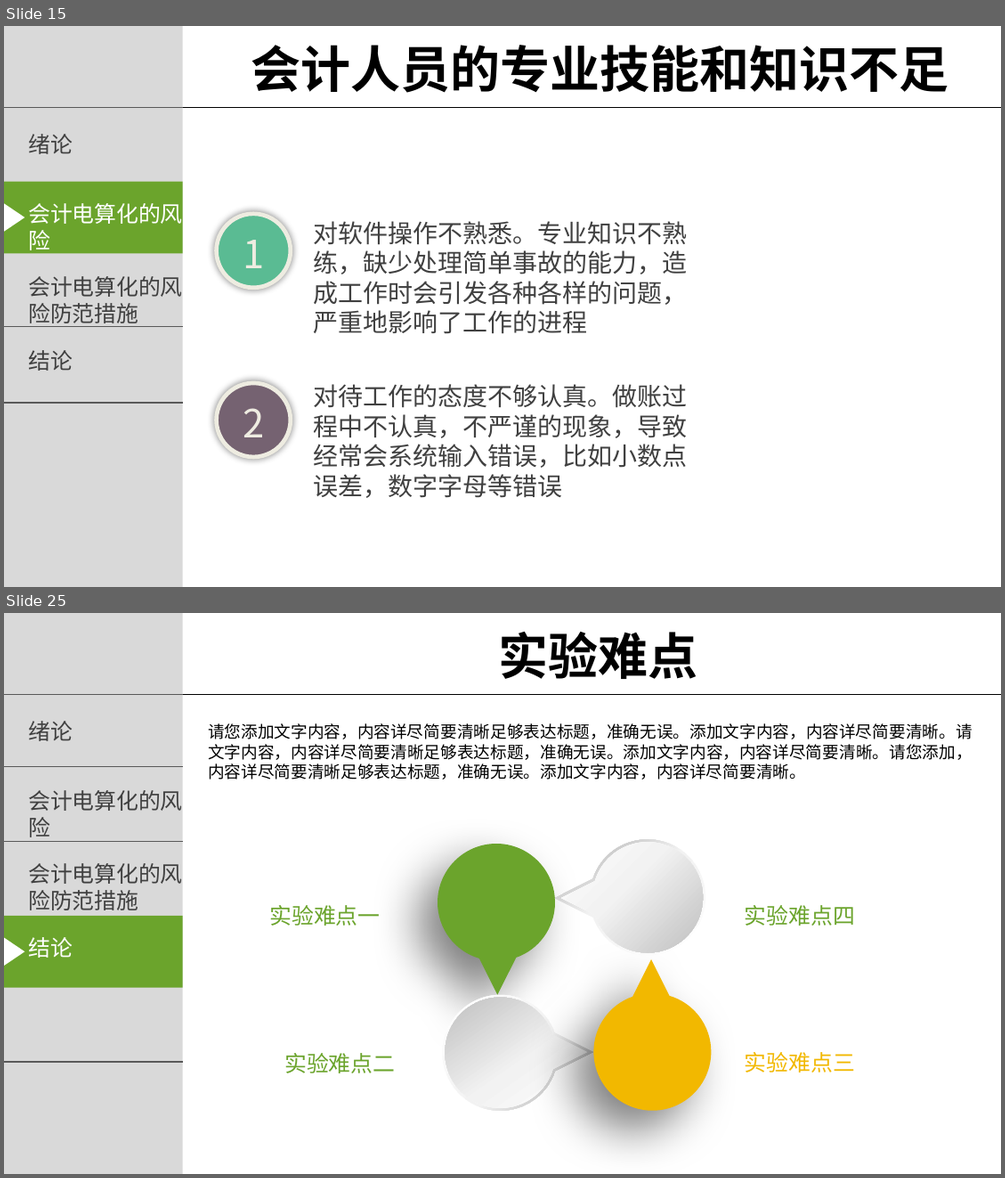
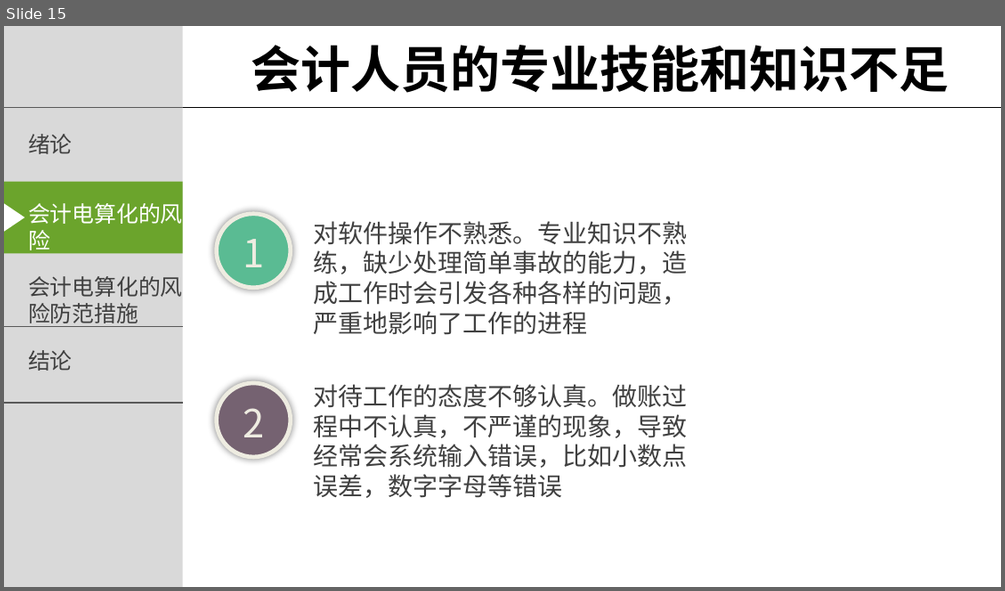
Before and after one commit to cnishop/d2src, a slide deck: 论文/毕业答辩.pptx. Shown one above the other, each under a label of ours: slides 15 and 25 before the commit, slide 15 after it; the slides between them are not shown. The pictures are 1005x1178 and 1005x591 pixels, drawn with LibreOffice and Linux fonts; fonts in the diff are those of the drawing; background and template pictures are left out. Boxes give left, top, right and bottom in pixels: in the first picture for what was removed or moved away, otherwise in the second. Text is boxed around its words. In the diff, an @@ line names an element or a change of style, - is before the commit and + after.

```diff
--- a/论文/毕业答辩.pptx
+++ b/论文/毕业答辩.pptx
@@ slide 25 removed at <box>4,613,1001,1174</box>, background picture (left out); not listed: 6 template elements that a slide beside it also shows @@
@@ rectangle removed at <box>14,613,180,691</box> @@
@@ text removed at <box>498,632,697,679</box> @@
-实验难点
@@ text removed at <box>208,723,972,779</box> @@
-请您添加文字内容，内容详尽简要清晰足够表达标题，准确无误。添加文字内容，内容详尽简要清晰。请文字内容，内容详尽简要清晰足够表达标题，准确无误。添加文字内容，内容详尽简要清晰。请您添加，内容详尽简要清晰足够表达标题，准确无误。添加文字内容，内容详尽简要清晰。
@@ line removed from (182, 766) to (4, 766) @@
@@ text removed at <box>28,790,183,842</box> @@
-会计电算化的风险
@@ line removed from (182, 841) to (4, 841) @@
@@ freeform shape removed at <box>437,844,555,995</box> @@
@@ freeform shape removed at <box>555,840,705,956</box> @@
@@ freeform shape removed at <box>561,842,703,952</box> @@
@@ text removed at <box>269,905,380,925</box> @@
-实验难点一
@@ text removed at <box>744,905,855,925</box> @@
-实验难点四
@@ rectangle removed at <box>4,915,182,987</box> @@
@@ triangle removed at <box>4,938,24,965</box> @@
@@ text removed at <box>28,937,73,957</box> @@
-结论
@@ freeform shape removed at <box>593,959,711,1111</box> @@
@@ freeform shape removed at <box>442,994,592,1110</box> @@
@@ freeform shape removed at <box>445,997,587,1108</box> @@
@@ line removed from (182, 1062) to (4, 1062) @@
@@ text removed at <box>284,1053,395,1073</box> @@
-实验难点二
@@ text removed at <box>744,1052,855,1072</box> @@
-实验难点三
```
Also in this commit, not shown: 11 slides changed, 7 slides added, 15 other slides removed, 1 other file.
